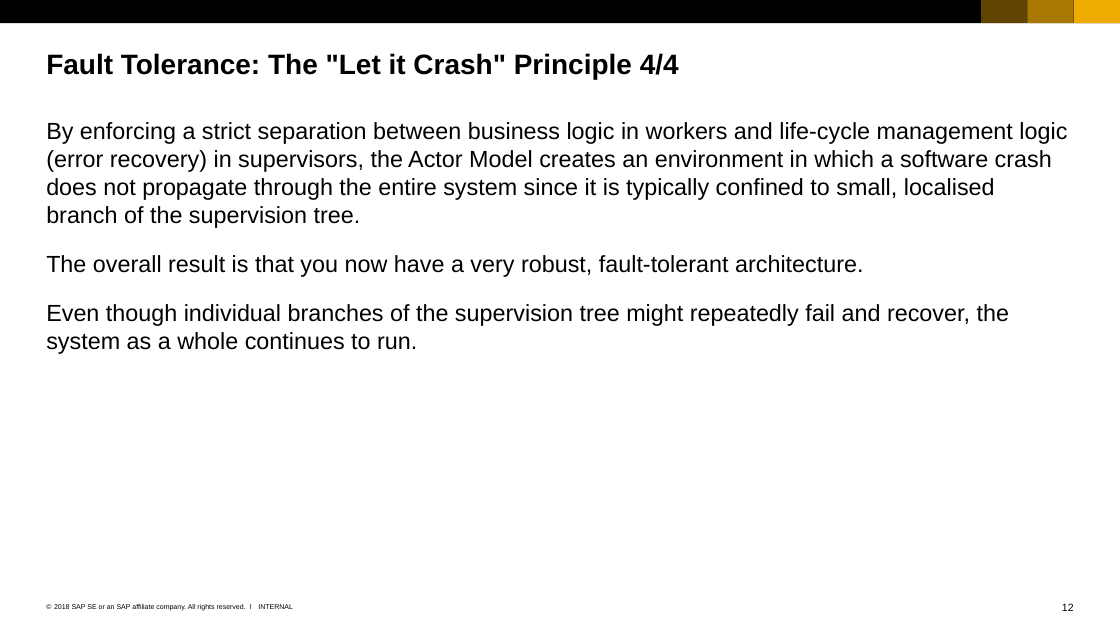
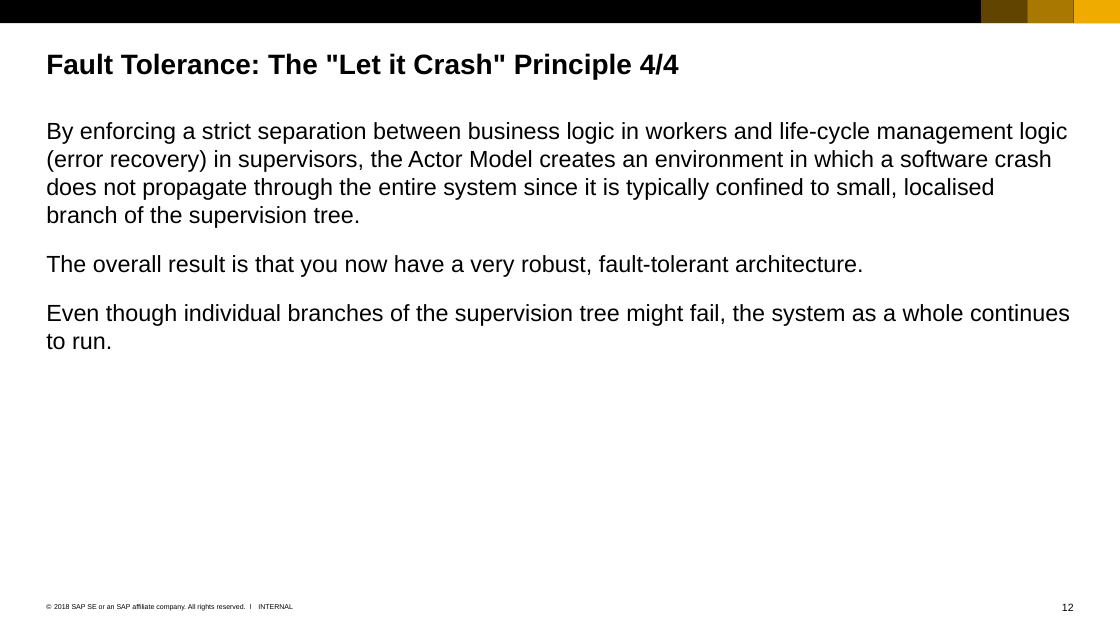
Before and after one commit to ChrisWhealy/WeatherDemo, a slide deck: slide 12 of documentation/Using the Actor Model.ppsx. Drawn at 1120x630 pixels with LibreOffice and Linux fonts; fonts in the diff are those of the drawing. Boxes give left, top, right and bottom in pixels: in the first picture for what was removed or moved away, otherwise in the second. Text is boxed around its words. In the diff, an @@ line names an element or a change of style, - is before the commit and + after.

```diff
--- a/documentation/Using the Actor Model.ppsx
+++ b/documentation/Using the Actor Model.ppsx
@@ text at (46, 304, 1070, 350): text changed @@
-Even though individual branches of the supervision tree might repeatedly fail and recover, the system as a whole continues to run.
+Even though individual branches of the supervision tree might fail, the system as a whole continues to run.
```
Also in this commit, not shown: 11 other slides changed, 8 slides removed, 3 other files.
